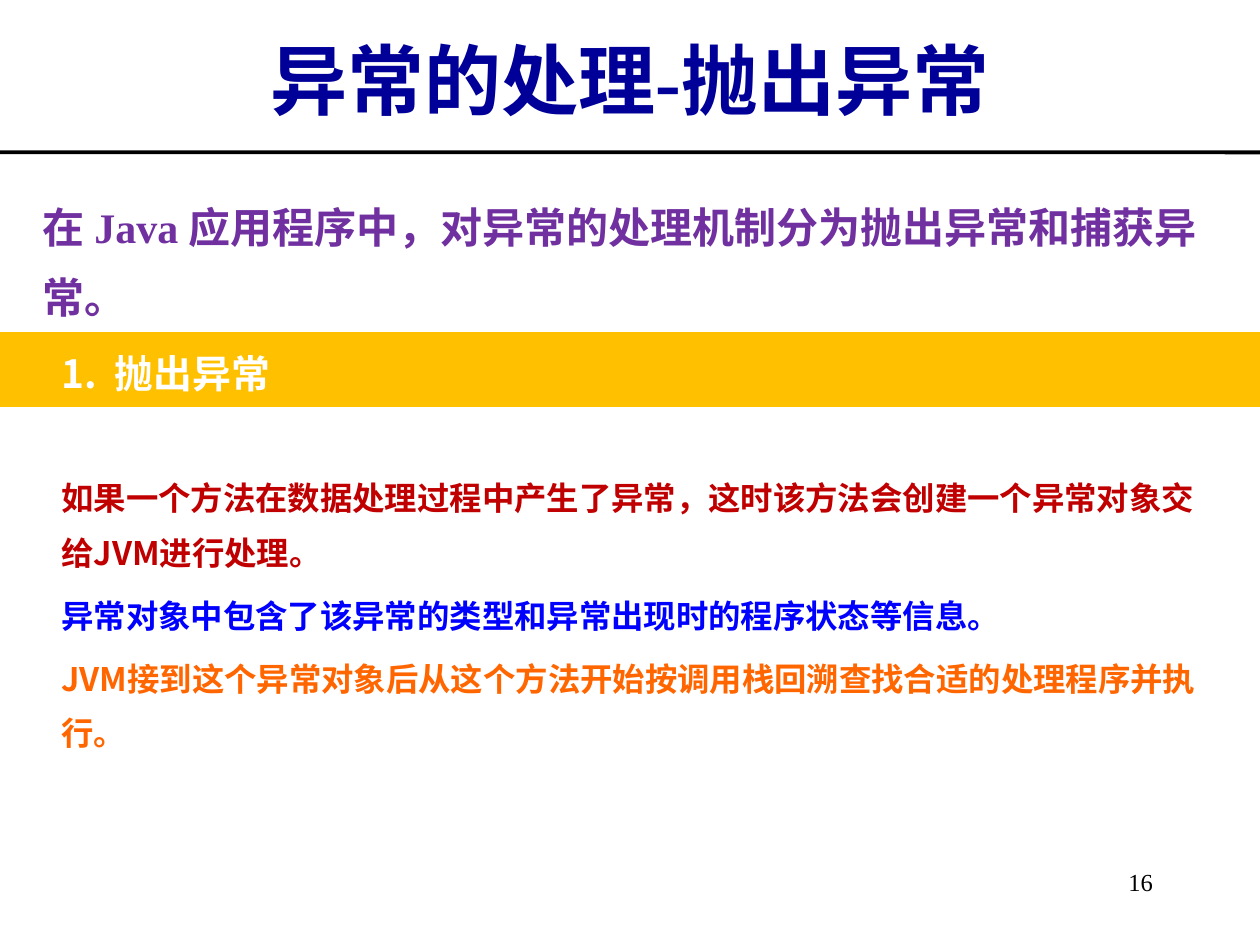
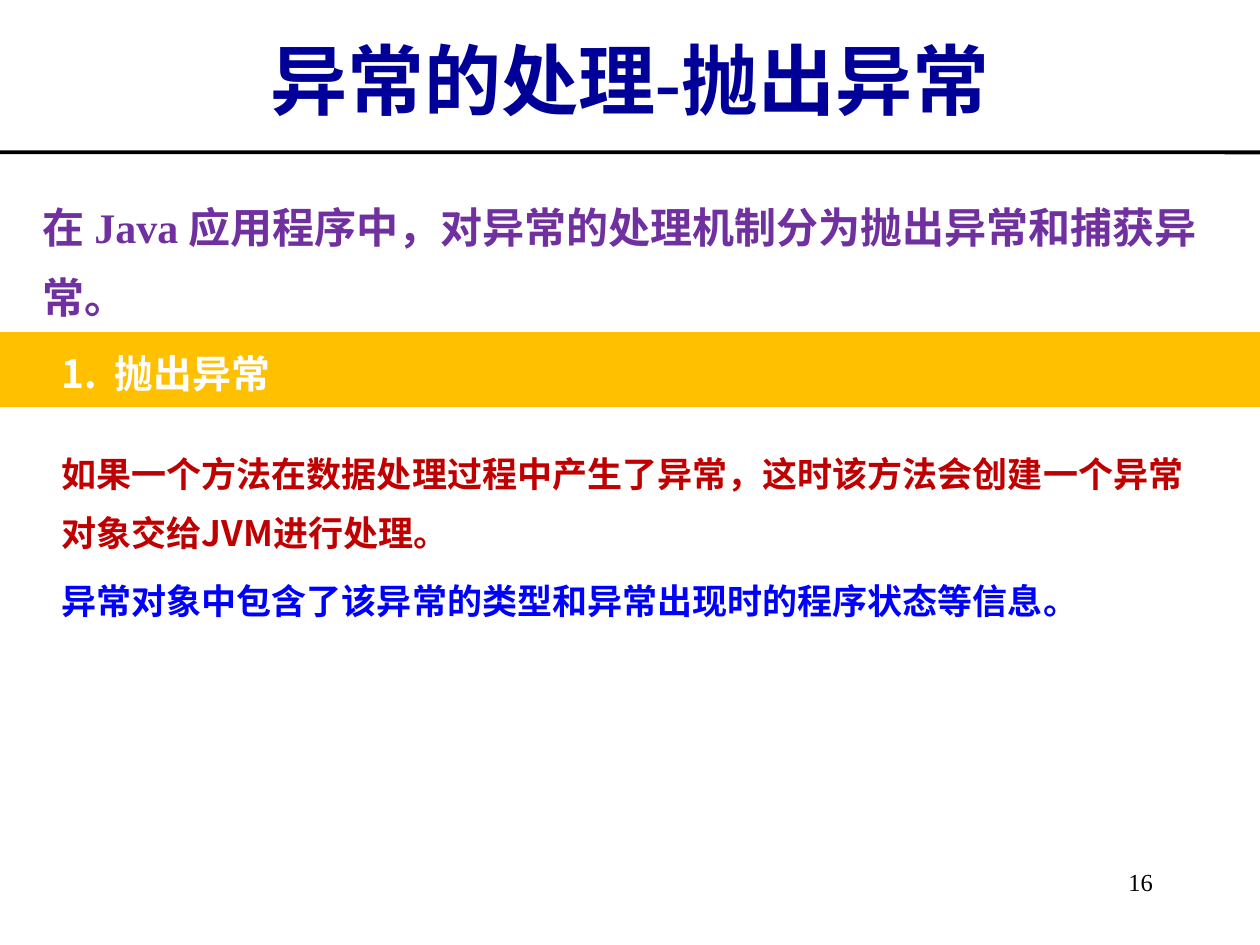
Before and after one commit to imwyw/Java, a slide deck: slide 16 of PPT/javaCh04_异常、枚举、泛型、递归.ppt. Drawn at 1260x945 pixels with LibreOffice and Linux fonts; fonts in the diff are those of the drawing. Boxes give left, top, right and bottom in pixels: in the first picture for what was removed or moved away, otherwise in the second. Text is boxed around its words. In the diff, an @@ line names an element or a change of style, - is before the commit and + after.

```diff
--- a/PPT/javaCh04_异常、枚举、泛型、递归.ppt
+++ b/PPT/javaCh04_异常、枚举、泛型、递归.ppt
@@ text "如果一个方法在数据处理过程中产生了异常，这时该方法会创建一个异常对象交给JVM进行处理。": place and size @@
-text "如果一个方法在数据处理过程中产生了异常，这时该方法会创建一个异常对象交给JVM进行处理。" at (61, 482, 1193, 748)
+text "如果一个方法在数据处理过程中产生了异常，这时该方法会创建一个异常对象交给JVM进行处理。" at (61, 457, 1183, 618)
@@ text "如果一个方法在数据处理过程中产生了异常，这时该方法会创建一个异常对象交给JVM进行处理。" at (61, 457, 1183, 618): size 18.5 to 20 pt @@
@@ text at (61, 717, 126, 748): paragraph removed @@
-JVM接到这个异常对象后从这个方法开始按调用栈回溯查找合适的处理程序并执行。
```
Also in this commit, not shown: 6 other slides changed, 4 slides added, 5 slides removed.
